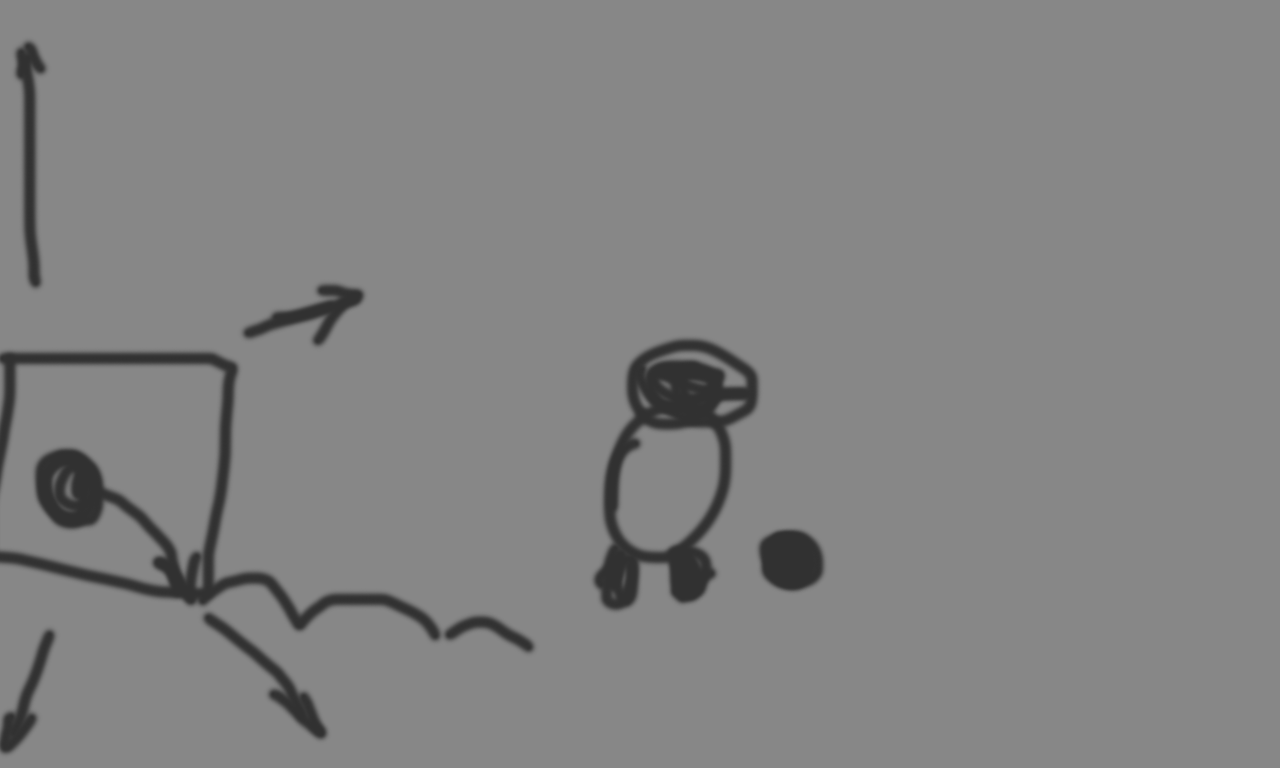
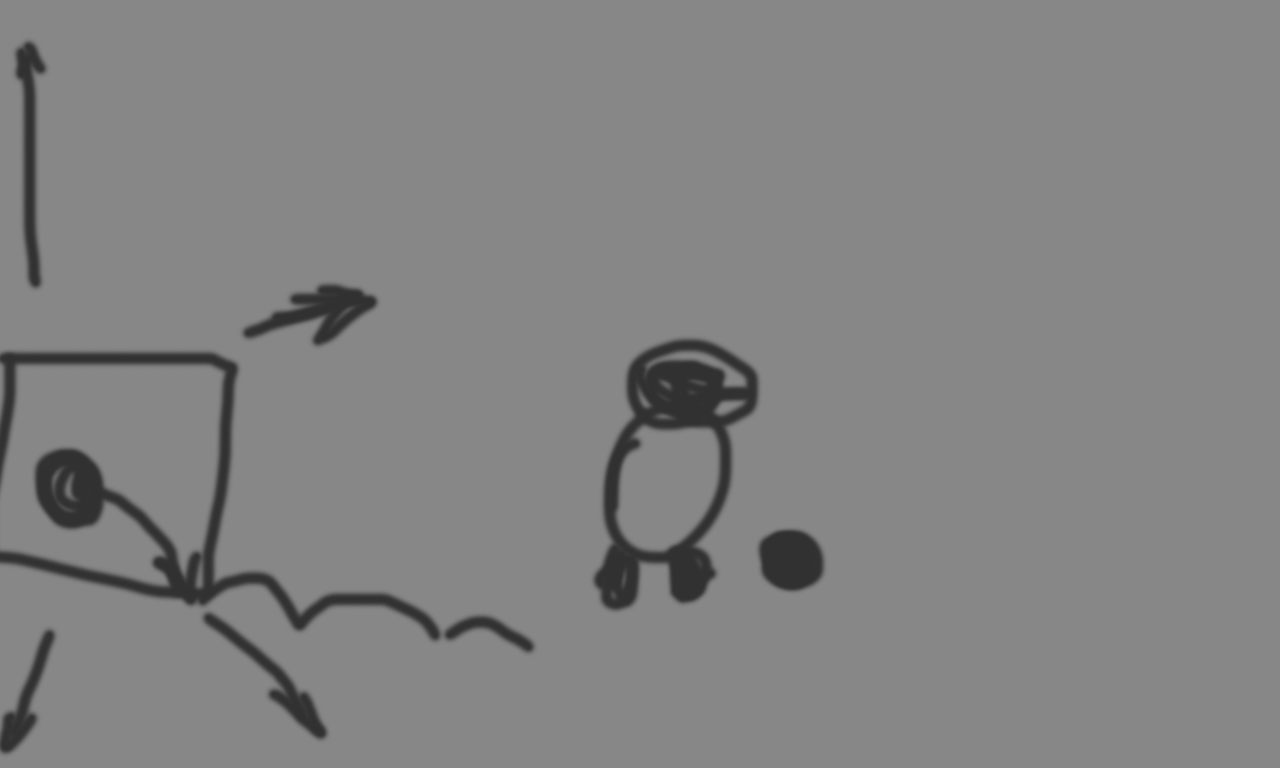
Layer changes from the first (1280, 768) image to the second:
painted on "Layer 1" over [286, 289, 381, 347]
